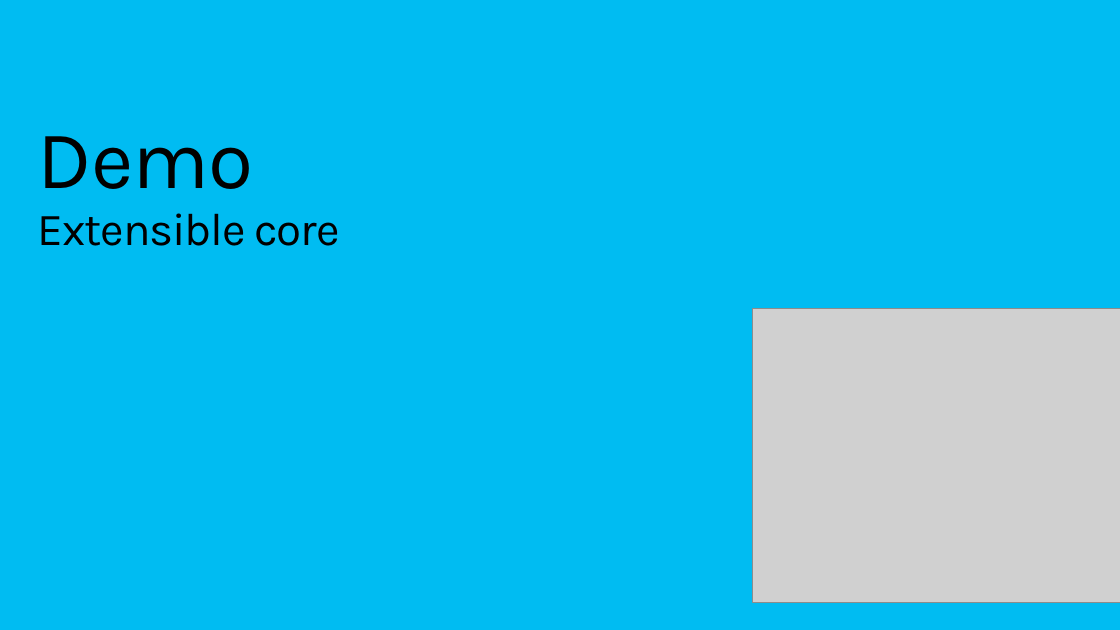
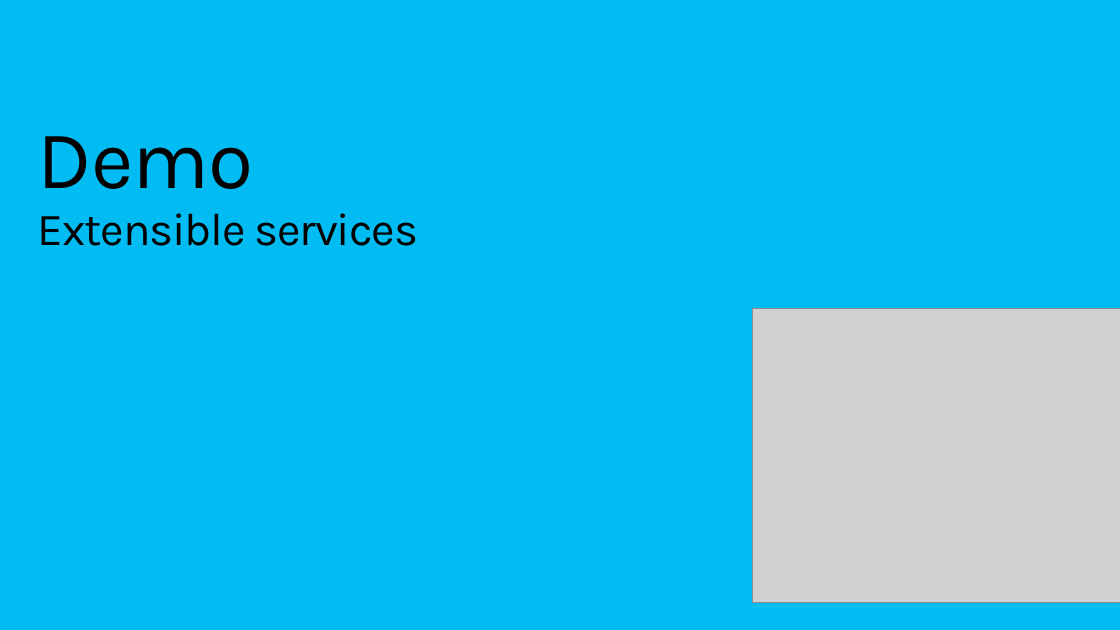
Before and after one commit to rowanmiller/Demo-EFCore, a slide deck: slide 25 of SlideDeck.pptx (slide 22 before the commit). Drawn at 1120x630 pixels with LibreOffice and Linux fonts; fonts in the diff are those of the drawing; grey boxes stand for pictures. Boxes give left, top, right and bottom in pixels: in the first picture for what was removed or moved away, otherwise in the second. Text is boxed around its words. In the diff, an @@ line names an element or a change of style, - is before the commit and + after.

```diff
--- a/SlideDeck.pptx
+++ b/SlideDeck.pptx
@@ title at [38, 136, 419, 246]: text changed @@
-Demo
-Extensible core
+Demo
+Extensible services
```
Also in this commit, not shown: 9 other slides changed, 6 slides added, 1 slide removed, 1 other file.
